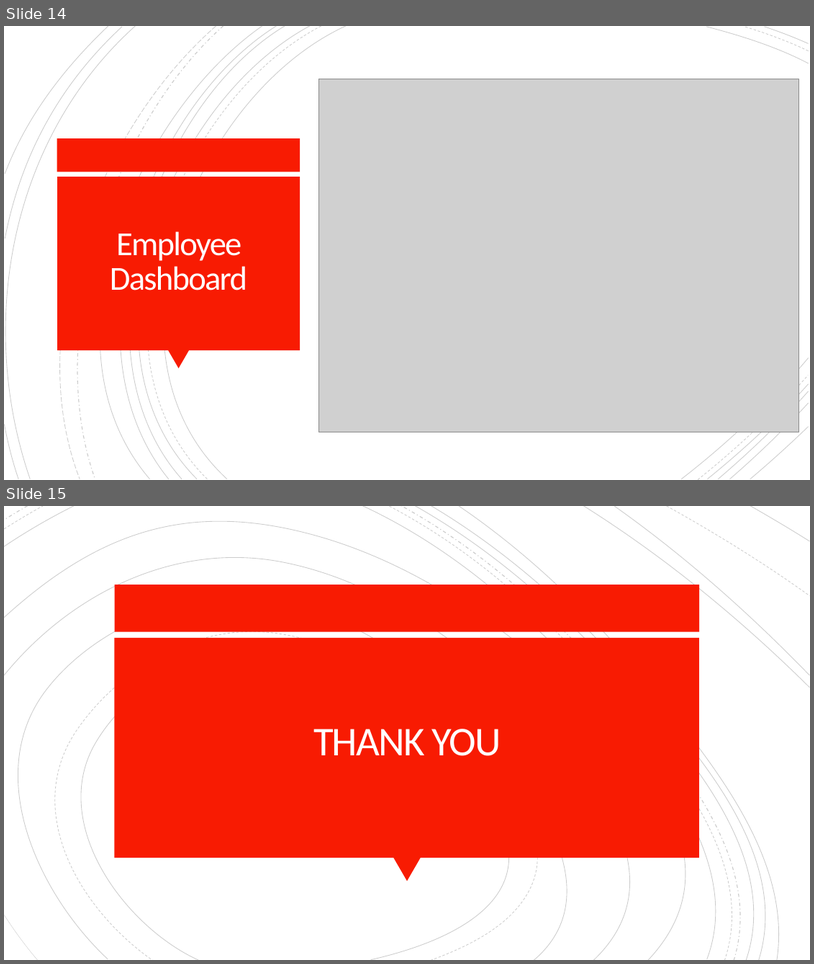
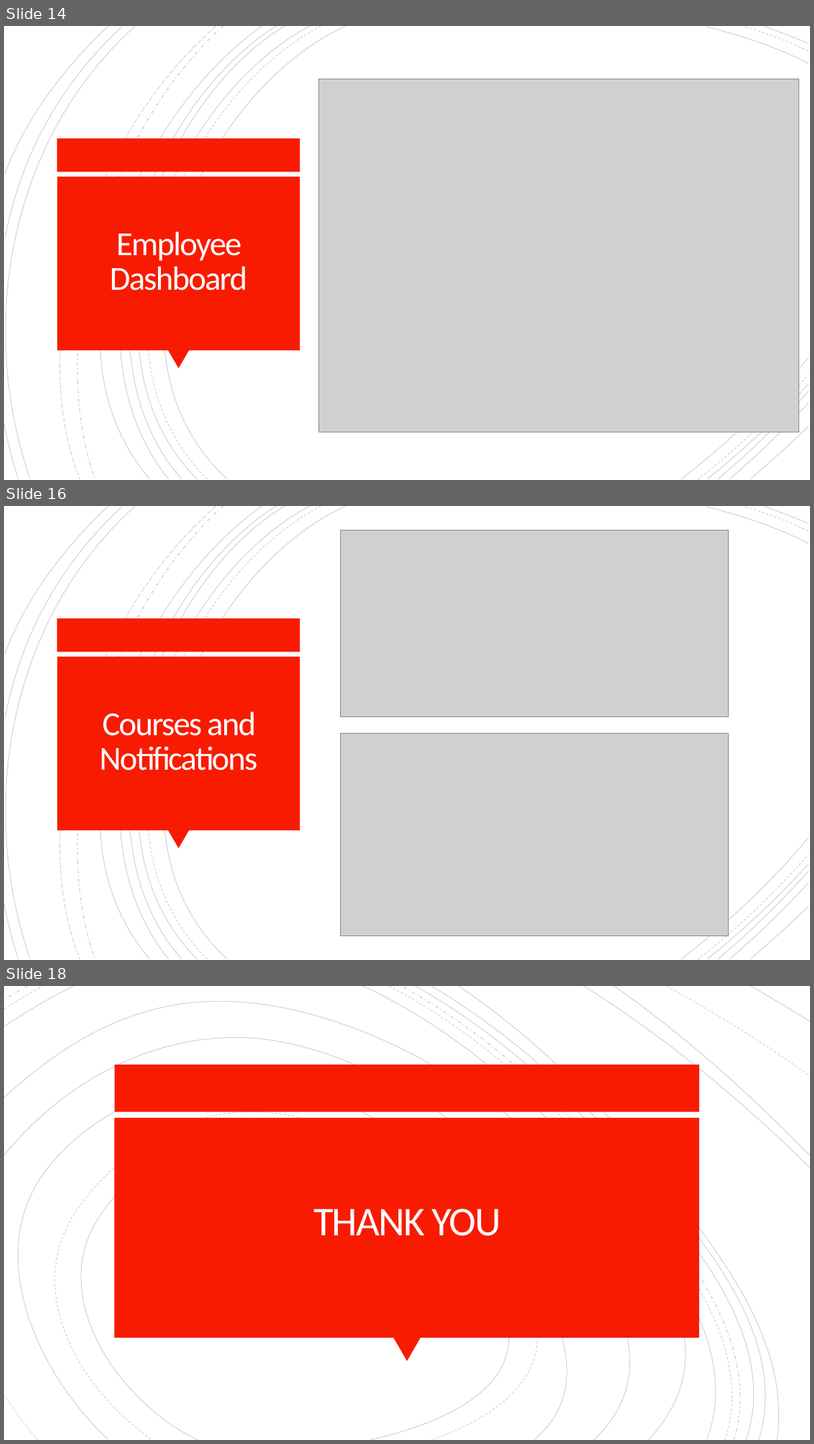
Before and after one commit to shanmukh359/shanmukh-shekar-k-c, a slide deck: Learning and Development (LGD) Management Application.pptx. Shown one above the other, each under a label of ours: slides 14 and 15 before the commit, slides 14, 16 and 18 after it; the slides between them are not shown. The pictures are 814x964 and 814x1444 pixels, drawn with LibreOffice and Linux fonts; fonts in the diff are those of the drawing; grey boxes stand for pictures. Boxes give left, top, right and bottom in pixels: in the first picture for what was removed or moved away, otherwise in the second. Text is boxed around its words. In the diff, an @@ line names an element or a change of style, - is before the commit and + after.

```diff
--- a/Learning and Development (LGD) Management Application.pptx
+++ b/Learning and Development (LGD) Management Application.pptx
@@ slide 16 added at box(4, 506, 810, 960), background #FFFFFF; not listed: 24 template elements that a slide beside it also shows @@
@@ picture added at box(340, 530, 729, 716) @@
@@ title added at box(100, 711, 258, 770), 40 pt, text #FFFEFF @@
+Courses and Notifications
@@ picture added at box(340, 733, 729, 936) @@
@@ what was slide 15 is now slide 18 @@
```
Also in this commit, not shown: 2 other slides added.
